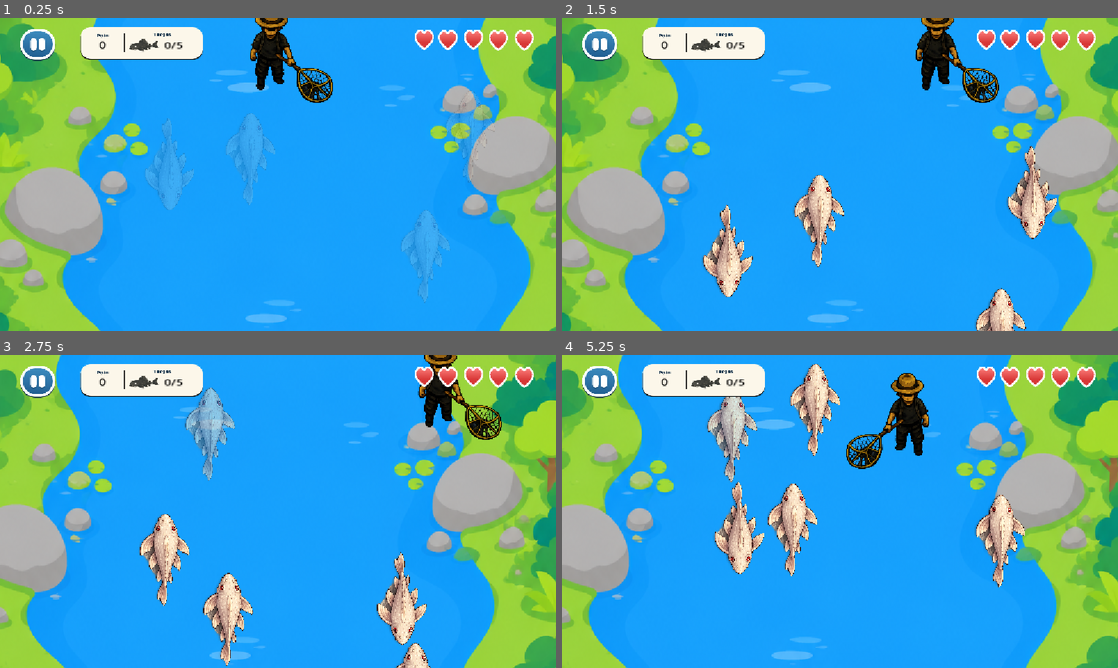
Above: before the commit, frames 1-4 (two rows, left to right).
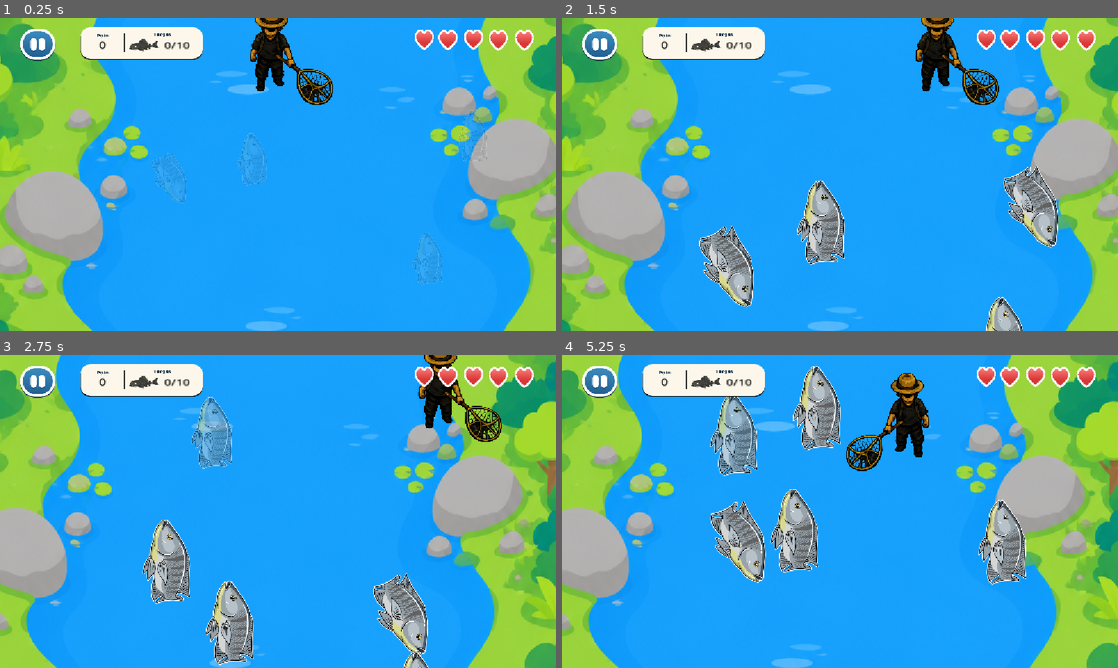
Above: after the commit, the same moments.

Repository: p4rtof/Pandawara
Game: Godot game, scene res://scene/game_sungai.tscn
The game is run twice, just before and just after one commit, with the same random seed, the same clock (stepped at 60 frames per second) and the same inputs. This scene is started directly instead of the project's main scene.
Inputs (mouse positions are in pixels of both pictures, inside the frame that each line leads up to):
- Up to frame 1 (0.25 s): no input
- Up to frame 2 (1.5 s): tap Enter at 0.5 s; move the mouse to (962, 158) at 0.52 s; hold Right (ui_right) 0.53-1.25 s; tap Space at 0.6, 0.77, 1.07 s; click (962, 158) at 0.67 s; drag from (728, 190) to (979, 83) at 1.27 s
- Up to frame 3 (2.75 s): move the mouse to (333, 442) at 2.02 s; hold Right (ui_right) from 2.03 s (still down); tap Space at 2.1 s
- Up to frame 4 (5.25 s): release Right (ui_right) at 2.75 s; drag from (812, 574) to (962, 605) at 2.77 s; move the mouse to (1006, 558) at 3.52 s; hold Left (ui_left) 3.53-4.25 s; tap Space at 3.6, 3.77, 4.07, 5.1 s; drag from (673, 464) to (990, 586) at 4.27 s; move the mouse to (867, 511) at 5.02 s; hold Down (ui_down) from 5.03 s (still down); click (867, 511) at 5.17 s

The runs differ from the first frame. In frame 1, 9.6% of the frame differs, in the area x 0-100%, y 1-100%; in frame 2, 13%; in frame 3, 14%; in frame 4, 16%, in the area x 0-100%, y 2-100%.

Commit message:
feat:transisi story

Diff:
--- a/scene/game_sungai.tscn
+++ b/scene/game_sungai.tscn
@@ -1,7 +1,7 @@
 [gd_scene format=3 uid="uid://camy2jk6iahci"]
 
 [ext_resource type="Script" uid="uid://b7vtgnyu1idf6" path="res://script/game.gd" id="1_35kdq"]
-[ext_resource type="PackedScene" uid="uid://c68twrc5gy1g8" path="res://scene/ikan.tscn" id="2_2gvfr"]
+[ext_resource type="PackedScene" uid="uid://cpbmki7ftf5qj" path="res://scene/mujair.tscn" id="2_ad5km"]
 [ext_resource type="PackedScene" uid="uid://daps3mh3s4gek" path="res://scene/sapu_sapu.tscn" id="3_ad5km"]
 [ext_resource type="PackedScene" uid="uid://c72diyxp8dws4" path="res://scene/player.tscn" id="4_cjpnc"]
 [ext_resource type="Texture2D" uid="uid://b7bkrsn5yugwi" path="res://asset/papanSkor.png" id="6_2gvfr"]
@@ -10,30 +10,13 @@
 [ext_resource type="Texture2D" uid="uid://di76uorfuodua" path="res://asset/pause.png" id="7_35kdq"]
 
 [node name="game_sungai" type="Node2D" unique_id=1041822859]
+scale = Vector2(1, 1.0252032)
 script = ExtResource("1_35kdq")
-ikan_scene = ExtResource("2_2gvfr")
+ikan_scene = ExtResource("2_ad5km")
 sapu_sapu_scene = ExtResource("3_ad5km")
 
 [node name="Player" parent="." unique_id=952140070 instance=ExtResource("4_cjpnc")]
 z_index = 5
-
-[node name="Ikan" parent="." unique_id=854384470 instance=ExtResource("2_2gvfr")]
-visible = false
-position = Vector2(299.31757, 691.48816)
-rotation = 1.567801
-scale = Vector2(0.3679266, 0.3735085)
-
-[node name="Ikan2" parent="." unique_id=323085991 instance=ExtResource("2_2gvfr")]
-visible = false
-position = Vector2(889.9496, 598.4341)
-rotation = 1.567801
-scale = Vector2(0.3679266, 0.3735085)
-
-[node name="Ikan3" parent="." unique_id=1811026928 instance=ExtResource("2_2gvfr")]
-visible = false
-position = Vector2(204.88043, 381.83514)
-rotation = 1.567801
-scale = Vector2(0.3679266, 0.3735085)
 
 [node name="Timer" type="Timer" parent="." unique_id=1032016073]
 wait_time = 1.5
--- /dev/null
+++ b/scene/mujair.tscn
@@ -0,0 +1,27 @@
+[gd_scene format=3 uid="uid://cpbmki7ftf5qj"]
+
+[ext_resource type="Script" uid="uid://dim6dy5yvb5i" path="res://script/ikan.gd" id="1_is07i"]
+[ext_resource type="Texture2D" uid="uid://dduxvyfh72ubu" path="res://asset/mujair.png" id="3_is07i"]
+
+[sub_resource type="CapsuleShape2D" id="CapsuleShape2D_26uxn"]
+radius = 42.869667
+height = 262.02136
+
+[node name="Ikan" type="Area2D" unique_id=854384470 groups=["ikan"]]
+rotation = 1.5707964
+scale = Vector2(0.5, 0.4976186)
+collision_mask = 3
+script = ExtResource("1_is07i")
+nama_ikan = "Ikan Mujair"
+deskripsi = "Ikan Mujair"
+texture_ikan = ExtResource("3_is07i")
+
+[node name="Sprite2D" type="Sprite2D" parent="." unique_id=213606095]
+rotation = -0.26576364
+texture = ExtResource("3_is07i")
+
+[node name="CollisionShape2D" type="CollisionShape2D" parent="." unique_id=1476355047]
+position = Vector2(2.000002, -4.019141)
+rotation = 1.5230943
+scale = Vector2(1.220433, 1.1887237)
+shape = SubResource("CapsuleShape2D_26uxn")
--- a/scene/sapu_sapu.tscn
+++ b/scene/sapu_sapu.tscn
@@ -62,9 +62,11 @@
 
 [node name="Ikan" type="Area2D" unique_id=854384470 groups=["ikan"]]
 rotation = 1.5707964
-scale = Vector2(0.5, 0.4976186)
+scale = Vector2(0.5, 0.5118282)
 collision_mask = 3
 script = ExtResource("1_ncybc")
+nama_ikan = "Ikan sapu sapu biasa"
+deskripsi = "Ikan sapu sapu biasa"
 adalah_sapu_sapu = true
 texture_ikan = ExtResource("2_vm3ti")
 
--- /dev/null
+++ b/scene/story_transisi.tscn
@@ -0,0 +1,60 @@
+[gd_scene format=3 uid="uid://ch2cyiuf6icax"]
+
+[ext_resource type="Script" uid="uid://ds3urjko5xuxt" path="res://script/story_transisi.gd" id="1_13daj"]
+[ext_resource type="Texture2D" uid="uid://c4wa3kcjtgqup" path="res://asset/story/story1.png" id="2_887d1"]
+
+[node name="StoryTransisi" type="Control" unique_id=238379891]
+layout_mode = 3
+anchors_preset = 15
+anchor_right = 1.0
+anchor_bottom = 1.0
+grow_horizontal = 2
+grow_vertical = 2
+script = ExtResource("1_13daj")
+
+[node name="Background" type="TextureRect" parent="." unique_id=520381222]
+layout_mode = 1
+anchors_preset = 15
+anchor_right = 1.0
+anchor_bottom = 1.0
+offset_right = -1.0
+offset_bottom = 6.0
+grow_horizontal = 2
+grow_vertical = 2
+texture = ExtResource("2_887d1")
+expand_mode = 1
+stretch_mode = 6
+
+[node name="LanjutButton" type="Button" parent="." unique_id=54221740]
+layout_mode = 0
+offset_left = 139.00002
+offset_top = 521.0
+offset_right = 298.0
+offset_bottom = 574.0
+scale = Vector2(0.7445389, 0.6600989)
+theme_override_colors/font_color = Color(1, 1, 1, 1)
+theme_override_font_sizes/font_size = 32
+text = "Lanjut"
+
+[node name="KembaliButton" type="Button" parent="." unique_id=335948070]
+layout_mode = 0
+offset_left = 24.000015
+offset_top = 523.0
+offset_right = 158.00002
+offset_bottom = 576.0
+scale = Vector2(0.8004679, 0.6609405)
+theme_override_colors/font_color = Color(1, 1, 1, 1)
+theme_override_font_sizes/font_size = 32
+text = "Kembali"
+
+[node name="PreeSpace" type="Label" parent="." unique_id=615043932]
+layout_mode = 0
+offset_left = 305.0
+offset_top = 590.0
+offset_right = 576.0
+offset_bottom = 613.0
+theme_override_colors/font_color = Color(1, 0, 0, 1)
+theme_override_colors/font_outline_color = Color(0, 0, 0, 1)
+text = "tekan SPACE untuk melanjutkan ...."
+horizontal_alignment = 1
+vertical_alignment = 1
--- a/script/game.gd
+++ b/script/game.gd
@@ -1,19 +1,29 @@
 extends Node2D
-
 @export var ikan_scene: PackedScene
 @export var sapu_sapu_scene: PackedScene
 var batas_ikan = 30
-
 var sungai_atas = 0.0
 var sungai_bawah = 0.0
+
+# Background per bioma: 0=HULU, 1=PERTENGAHAN, 2=PERKOTAAN
+var bg_per_bioma = [
+	"res://asset/bg_sungai.png",
+	"res://asset/bg_blur.png",
+	"res://asset/bg_pantai.png"
+]
 
 func _ready():
 	MusicManager.putar("res://asset/audio/sound.ogg")
 	$Timer.wait_time = 2.0
 	$Timer.start()
 
-	# Buat background sungai — SATU gambar saja, TIDAK di-tile
-	var tex = load("res://asset/bg_sungai.png")
+	# Pastikan target sapu-sapu sesuai bioma yang aktif
+	if Global.target_sapu_sapu_per_bioma.size() > Global.bioma_dipilih:
+		Global.target_sapu_sapu = Global.target_sapu_sapu_per_bioma[Global.bioma_dipilih]
+
+	# Buat background sesuai bioma — SATU gambar saja, TIDAK di-tile
+	var bg_path = bg_per_bioma[Global.bioma_dipilih]
+	var tex = load(bg_path)
 	var target_width = 1552.0
 	var bg_scale = target_width / tex.get_width()
 	var tex_h_scaled = tex.get_height() * bg_scale
@@ -59,14 +69,19 @@
 			ikan_baru = ikan_scene.instantiate()
 
 		ikan_baru.position = Vector2(
-			randf_range(350, 1000),  # ← disamakan dengan BATAS_KIRI/BATAS_KANAN player
+			randf_range(350, 1000),
 			randf_range(sungai_atas + 100, sungai_bawah - 100)
 		)
+		ikan_baru.modulate.a = 0.0
+		ikan_baru.scale *= 0.5
 
 		add_child(ikan_baru)
-		ikan_baru.modulate.a = 0.0
+
+		var target_scale = ikan_baru.scale * 2.0
 		var tween = create_tween()
+		tween.set_parallel(true)
 		tween.tween_property(ikan_baru, "modulate:a", 1.0, 1.5)
+		tween.tween_property(ikan_baru, "scale", target_scale, 1.5).set_trans(Tween.TRANS_SINE).set_ease(Tween.EASE_OUT)
 
 func _on_timer_timeout():
 	var ikan_sekarang = get_tree().get_nodes_in_group("ikan")
@@ -87,7 +102,7 @@
 
 	while coba < max_coba:
 		spawn_pos = Vector2(
-			randf_range(350, 1000),  # ← disamakan juga di sini
+			randf_range(350, 1000),
 			clamp(player_pos.y + randf_range(-500, 500), sungai_atas + 100, sungai_bawah - 100)
 		)
 		if spawn_pos.distance_to(player_pos) > jarak_aman:
@@ -95,7 +110,13 @@
 		coba += 1
 
 	ikan_baru.position = spawn_pos
+	ikan_baru.modulate.a = 0.0
+	ikan_baru.scale *= 0.5
+
 	add_child(ikan_baru)
-	ikan_baru.modulate.a = 0.0
+
+	var target_scale = ikan_baru.scale * 2.0
 	var tween = create_tween()
+	tween.set_parallel(true)
 	tween.tween_property(ikan_baru, "modulate:a", 1.0, 1.5)
+	tween.tween_property(ikan_baru, "scale", target_scale, 1.5).set_trans(Tween.TRANS_SINE).set_ease(Tween.EASE_OUT)
--- a/script/global.gd
+++ b/script/global.gd
@@ -7,7 +7,9 @@
 var poin_per_bioma = [0, 0, 0]
 
 var sapu_sapu_ditangkap: int = 0
+var target_sapu_sapu_per_bioma: Array = [10, 15, 20]  # HULU, PERTENGAHAN, PERKOTAAN
 var target_sapu_sapu: int = 5
+var sedang_game_over: bool = false
 
 func reset_game():
 	poin = 0
@@ -15,3 +17,12 @@
 	sapu_sapu_ditangkap = 0
 	album_koleksi.clear()
 	bioma_dipilih = 0
+	sedang_game_over = false
+	target_sapu_sapu = target_sapu_sapu_per_bioma[0]
+
+func lanjut_ke_bioma_berikutnya():
+	bioma_dipilih += 1
+	sapu_sapu_ditangkap = 0
+	nyawa = 5
+	sedang_game_over = false
+	target_sapu_sapu = target_sapu_sapu_per_bioma[bioma_dipilih]
--- a/script/ikan.gd
+++ b/script/ikan.gd
@@ -72,6 +72,10 @@
 		if adalah_baru:
 			_tampilkan_popup(data)
 
+		if Global.sedang_game_over:
+			call_deferred("queue_free")
+			return
+
 		if adalah_sapu_sapu:
 			Global.poin += poin_tangkap
 			Global.poin_per_bioma[Global.bioma_dipilih] += poin_tangkap
@@ -82,14 +86,19 @@
 				poin_tangkap,
 				Global.poin
 			])
-			if Global.sapu_sapu_ditangkap >= Global.target_sapu_sapu:
-				get_tree().call_deferred("change_scene_to_file", "res://scene/gameover.tscn")
+			if Global.sapu_sapu_ditangkap >= Global.target_sapu_sapu and not Global.sedang_game_over:
+				Global.sedang_game_over = true
+				if Global.bioma_dipilih < 2:  # belum bioma terakhir (PERKOTAAN = index 2)
+					get_tree().call_deferred("change_scene_to_file", "res://scene/story_transisi.tscn")
+				else:
+					get_tree().call_deferred("change_scene_to_file", "res://scene/gameover.tscn")
 				return
 		else:
 			if Global.nyawa > 0:
 				Global.nyawa -= 1
 				print("❌ Nyawa: ", Global.nyawa)
-			if Global.nyawa <= 0:
+			if Global.nyawa <= 0 and not Global.sedang_game_over:
+				Global.sedang_game_over = true
 				get_tree().call_deferred("change_scene_to_file", "res://scene/gameover.tscn")
 				return
 
--- /dev/null
+++ b/script/story_transisi.gd
@@ -0,0 +1,60 @@
+extends Control
+
+# Gambar transisi dikelompokkan per bioma yang BARU SELESAI
+var gambar_transisi = {
+	0: [  # selesai dari HULU → mau ke PERTENGAHAN
+		"res://asset/story/transisi_hulu_1.png",
+		"res://asset/story/transisi_hulu_2.png",
+		"res://asset/story/transisi_hulu_3.png",
+		"res://asset/story/transisi_hulu_4.png",
+		"res://asset/story/transisi_hulu_5.png",
+		"res://asset/story/transisi_hulu_6.png",
+		"res://asset/story/transisi_hulu_7.png",
+		"res://asset/story/transisi_hulu_8.png",
+		"res://asset/story/transisi_hulu_9.png",
+	],
+	1: [  # selesai dari PERTENGAHAN → mau ke PERKOTAAN
+		"res://asset/story/transisi_tengah_1.png",
+		"res://asset/story/transisi_tengah_2.png",
+	],
+}
+
+var gambar_sekarang = []
+var index = 0
+
+@onready var background = $Background
+@onready var lanjut_button = $LanjutButton
+@onready var kembali_button = $KembaliButton
+
+func _ready():
+	MusicManager.putar("res://asset/audio/sound.ogg")
+	gambar_sekarang = gambar_transisi.get(Global.bioma_dipilih, [])
+	lanjut_button.pressed.connect(_on_lanjut)
+	kembali_button.pressed.connect(_on_kembali)
+	_tampilkan(0)
+
+func _tampilkan(i: int):
+	background.texture = load(gambar_sekarang[i])
+	kembali_button.visible = i > 0
+	if i == gambar_sekarang.size() - 1:
+		lanjut_button.text = "Lanjut Bertualang ▶"
+	else:
+		lanjut_button.text = "Lanjut ▶"
+
+func _on_lanjut():
+	index += 1
+	if index >= gambar_sekarang.size():
+		Global.lanjut_ke_bioma_berikutnya()
+		get_tree().change_scene_to_file("res://scene/game_sungai.tscn")
+	else:
+		_tampilkan(index)
+
+func _on_kembali():
+	if index > 0:
+		index -= 1
+		_tampilkan(index)
+
+func _input(event):
+	if event is InputEventKey:
+		if event.pressed and event.keycode == KEY_SPACE:
+			_on_lanjut()
Binary file added: asset/mujair.png
Not shown, added: asset/mujair.png.import
Binary file added: asset/story/transisi_hulu_1.png
Not shown, added: asset/story/transisi_hulu_1.png.import
Binary file added: asset/story/transisi_hulu_2.png
Not shown, added: asset/story/transisi_hulu_2.png.import
Binary file added: asset/story/transisi_hulu_3.png
Not shown, added: asset/story/transisi_hulu_3.png.import
Binary file added: asset/story/transisi_hulu_4.png
Not shown, added: asset/story/transisi_hulu_4.png.import
Binary file added: asset/story/transisi_hulu_5.png
Not shown, added: asset/story/transisi_hulu_5.png.import
(and 9 more such lines)
